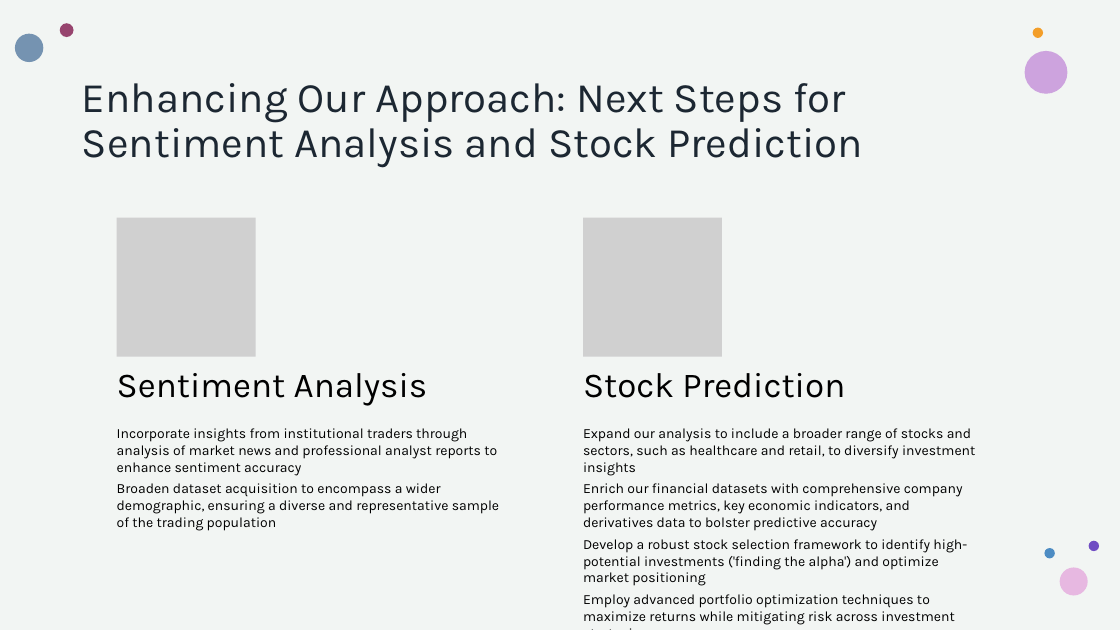
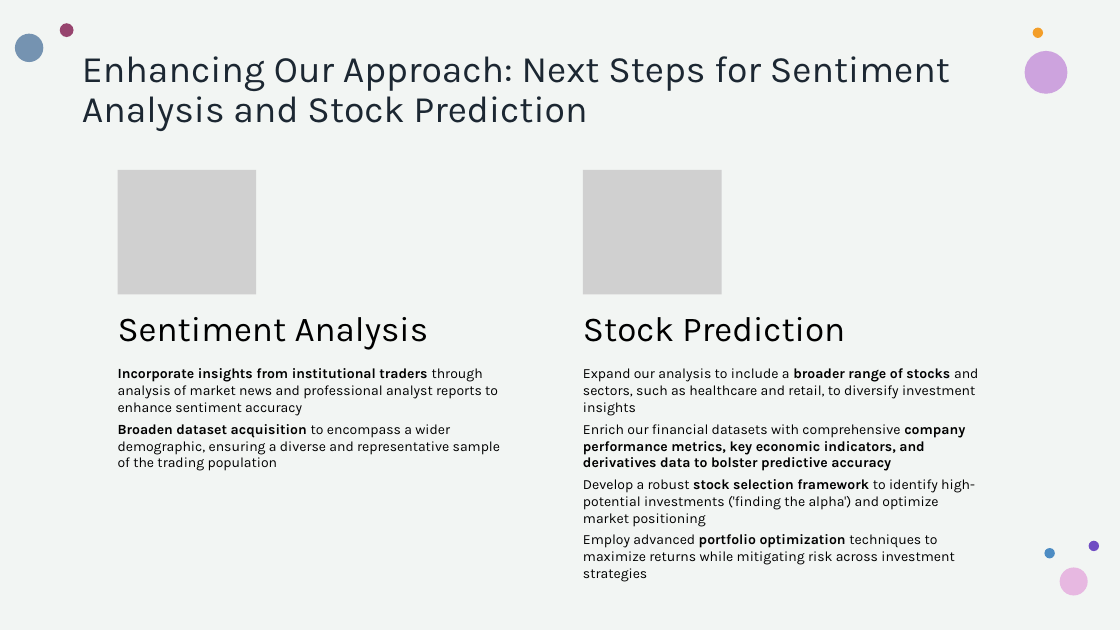
Before and after one commit to howie-zeng/Analyzing-Retail-Sentiment-and-Detecting-Trading-Signals, a slide deck: slide 14 of Presentation.pptx (slide 15 before the commit). Drawn at 1120x630 pixels with LibreOffice and Linux fonts; fonts in the diff are those of the drawing; grey boxes stand for pictures. Boxes give left, top, right and bottom in pixels: in the first picture for what was removed or moved away, otherwise in the second. Text is boxed around its words. In the diff, an @@ line names an element or a change of style, - is before the commit and + after.

```diff
--- a/Presentation.pptx
+++ b/Presentation.pptx
@@ title "Enhancing Our Approach: Next Steps ...": place and size @@
-title "Enhancing Our Approach: Next Steps ..." at box(82, 83, 863, 168)
+title "Enhancing Our Approach: Next Steps ..." at box(82, 56, 950, 131)
@@ title "Enhancing Our Approach: Next Steps ..." at box(82, 56, 950, 131): size 36 to 32 pt @@
@@ picture added at box(118, 170, 256, 294) @@
@@ picture added at box(583, 170, 722, 294) @@
@@ picture removed at box(117, 218, 255, 356) @@
@@ picture removed at box(583, 218, 722, 356) @@
@@ text "Sentiment Analysis": place and size @@
-text "Sentiment Analysis" at box(117, 373, 428, 406)
+text "Sentiment Analysis" at box(118, 317, 429, 350)
@@ text "Stock Prediction": place and size @@
-text "Stock Prediction" at box(583, 373, 845, 398)
+text "Stock Prediction" at box(583, 317, 845, 342)
@@ text "Incorporate insights from institutional traders ...": place and size @@
-text "Incorporate insights from institutional traders ..." at box(117, 428, 499, 531)
+text "Incorporate insights from institutional traders ..." at box(118, 368, 500, 471)
@@ text "Incorporate insights from institutional traders ..." at box(118, 368, 500, 471): bold on in "Incorporate insights from institutional traders", "Broaden dataset acquisition" @@
@@ text "Expand our analysis to include ...": place and size @@
-text "Expand our analysis to include ..." at box(583, 428, 975, 625)
+text "Expand our analysis to include ..." at box(583, 368, 978, 582)
@@ text "Expand our analysis to include ..." at box(583, 368, 978, 582): bold on in "broader range of stocks", "company performance metrics, key economic indicators, and ...", "stock selection framework", "portfolio optimization" @@
```
Also in this commit, not shown: 8 other slides changed, 1 slide removed.
